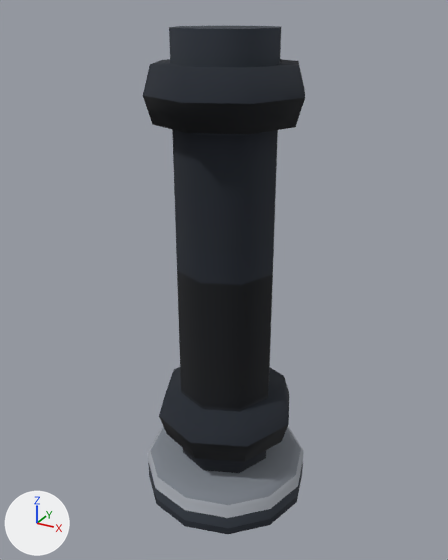
The glTF model web/public/assets/3d/models/pedestal.glb as it was, and as the next commit left it.
Camera for both pictures: a 50 mm lens placed at (2.4, -4.4, 4.37), pointed at (-0.03, 0.01, 2.16). Every picture has the same lights, and +X, +Y and +Z are marked at lower left. The older version comes first.

In view in the first picture: 'template-detail'.
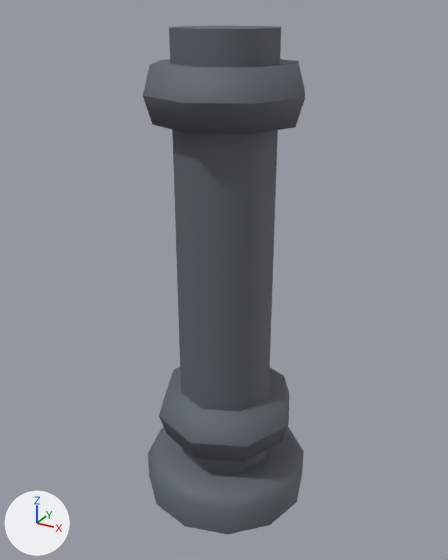
Diff of the bpy script that builds the scene:
```diff
--- a/web/public/assets/3d/models/pedestal.glb.py
+++ b/web/public/assets/3d/models/pedestal.glb.py
@@ mat_colormap @@
 n0 = _N.new('ShaderNodeBsdfPrincipled'); n0.name = 'Principled BSDF'
-n0.inputs[2].default_value = 1.0  # 'Roughness'
+n0.inputs[0].default_value = (0.118, 0.137, 0.161, 1.0)  # 'Base Color', grey #606770
+n0.inputs[1].default_value = 0.12  # 'Metallic'
+n0.inputs[2].default_value = 0.68  # 'Roughness'
 n1 = _N.new('ShaderNodeOutputMaterial'); n1.name = 'Material Output'
-n2 = _N.new('ShaderNodeTexImage'); n2.name = 'Image Texture'
-n2.image = img_colormap
-n3 = _N.new('ShaderNodeMapping'); n3.name = 'Mapping'
-n4 = _N.new('ShaderNodeUVMap'); n4.name = 'UV Map'
-n4.uv_map = 'UVMap'
 _L.new(n0.outputs[0], n1.inputs[0])  # 'BSDF' to 'Surface'
-_L.new(n2.outputs[0], n0.inputs[0])  # 'Color' to 'Base Color'
-_L.new(n3.outputs[0], n2.inputs[0])  # 'Vector' to 'Vector'
-_L.new(n4.outputs[0], n3.inputs[0])  # 'UV' to 'Vector'
```

Pixel boxes [x1, y1, x2, y2] of what changed, in the pictures (448 x 560 px):
'template-detail', surface changed (black to grey)
    both: [143, 26, 305, 534]
